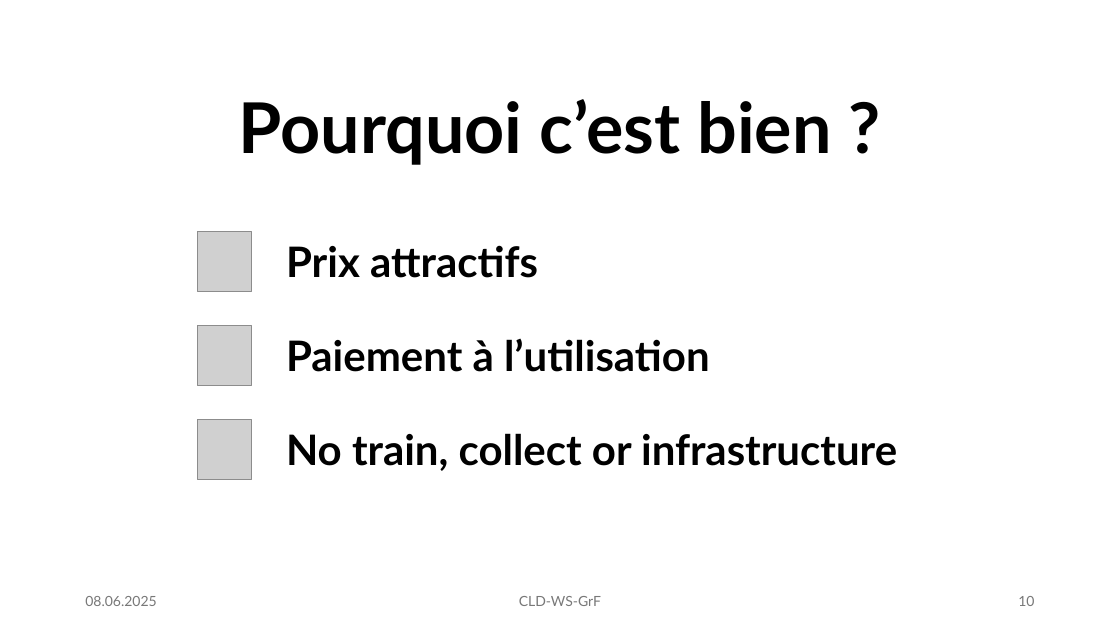
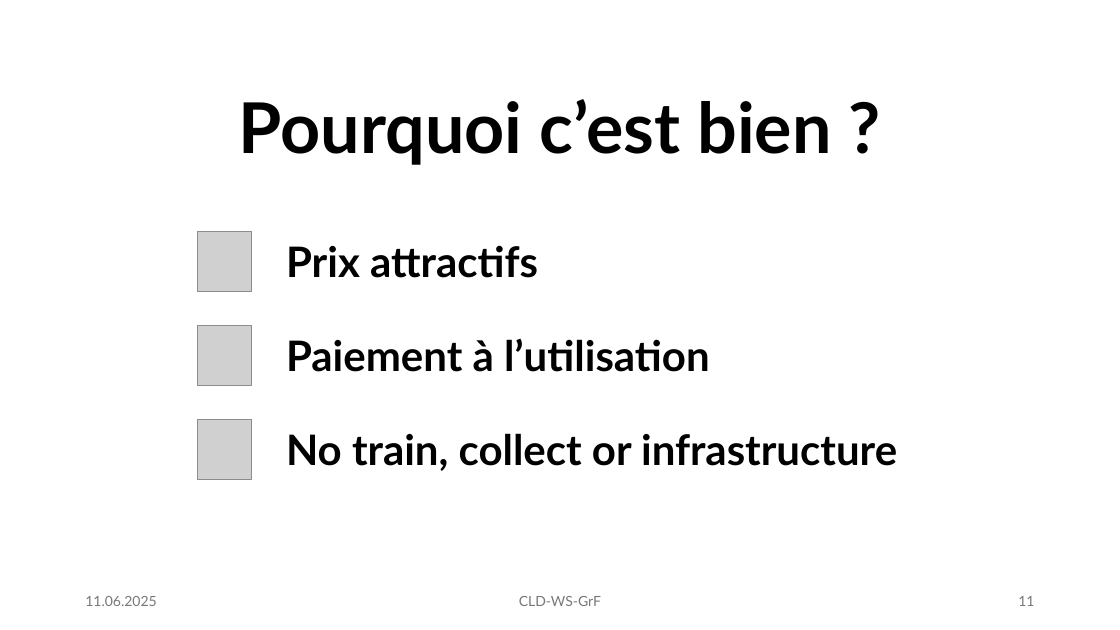
Before and after one commit to ismaelgiovannetti/CLD-WS-GrF, a slide deck: slide 11 of presentation.pptx (slide 10 before the commit). Drawn at 1120x630 pixels with LibreOffice and Linux fonts; fonts in the diff are those of the drawing; grey boxes stand for pictures. Boxes give left, top, right and bottom in pixels: in the first picture for what was removed or moved away, otherwise in the second. Text is boxed around its words. In the diff, an @@ line names an element or a change of style, - is before the commit and + after.

```diff
--- a/presentation.pptx
+++ b/presentation.pptx
@@ text at (85, 596, 156, 606): text changed @@
-08.06.2025
+11.06.2025
@@ page number at (1018, 596, 1034, 606): text changed @@
-10
+11
```
Also in this commit, not shown: 13 other slides changed, 1 slide added.
